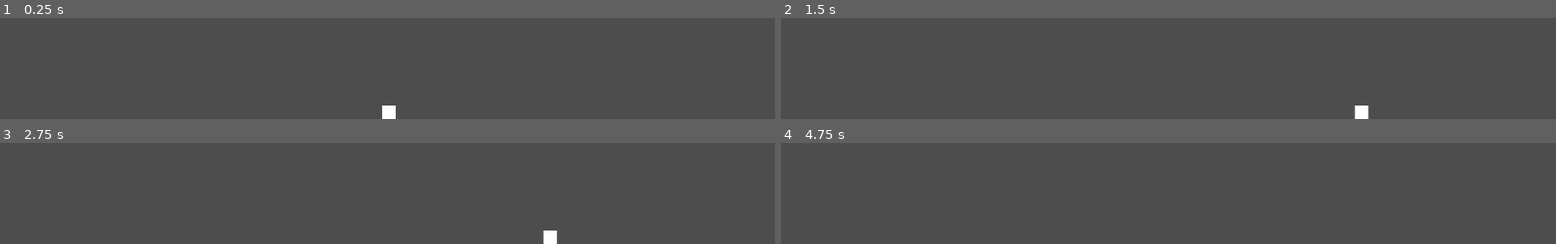
Above: before the commit, frames 1-4 (two rows, left to right).
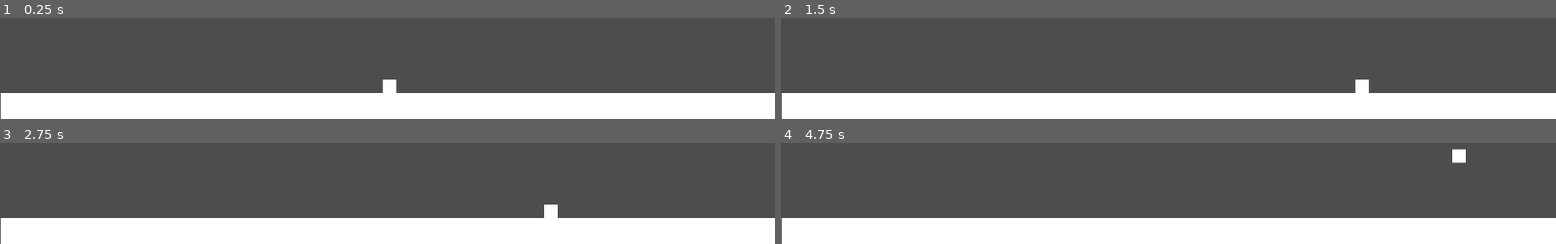
Above: after the commit, the same moments.

Repository: asundar-mags/the-grimstone-digital-tech
Game: Godot game, scene res://scenes/neutral level.tscn
The game is run twice, just before and just after one commit, with the same random seed, the same clock (stepped at 60 frames per second) and the same inputs.
Inputs:
- Up to frame 1 (0.25 s): no input
- Up to frame 2 (1.5 s): tap Enter (ui_accept) at 0.5, 0.77 s; hold Right (ui_right) from 0.53 s (still down)
- Up to frame 3 (2.75 s): tap Enter (ui_accept) at 1.52 s; release Right (ui_right) at 2.03 s; hold Left (ui_left) from 2.03 s (still down)
- Up to frame 4 (4.75 s): release Left (ui_left) at 2.78 s; hold Right (ui_right) 2.78-4.28 s; tap Enter (ui_accept) at 3.02, 3.77, 4.25, 4.52 s; hold Left (ui_left) from 4.28 s (still down)

The runs differ from the first frame. In frame 1, 26% of the frame differs, in the area x 0-100%, y 60-100%; in frame 2, 26%; in frame 3, 26%; in frame 4, 26%, in the area x 0-100%, y 5-100%.

Commit message:
Added more to the level like temp boundaries and a camera on the player

Diff:
--- a/the-grimstone/scenes/neutral level.tscn
+++ b/the-grimstone/scenes/neutral level.tscn
@@ -5,13 +5,38 @@
 [sub_resource type="RectangleShape2D" id="RectangleShape2D_dyc7c"]
 size = Vector2(1152, 20)
 
+[sub_resource type="RectangleShape2D" id="RectangleShape2D_p63fo"]
+size = Vector2(24, 688)
+
+[sub_resource type="RectangleShape2D" id="RectangleShape2D_ii60h"]
+size = Vector2(20, 688)
+
 [node name="Node2D" type="Node2D" unique_id=761329231]
 
 [node name="StaticBody2D" type="StaticBody2D" parent="." unique_id=8200041]
 
-[node name="CollisionShape2D" type="CollisionShape2D" parent="StaticBody2D" unique_id=1800367071]
+[node name="Floor" type="CollisionShape2D" parent="StaticBody2D" unique_id=1800367071]
 position = Vector2(576, 658)
 shape = SubResource("RectangleShape2D_dyc7c")
 
+[node name="CollisionShape2D" type="CollisionShape2D" parent="StaticBody2D" unique_id=2034055460]
+position = Vector2(-12, 344)
+shape = SubResource("RectangleShape2D_p63fo")
+
+[node name="CollisionShape2D2" type="CollisionShape2D" parent="StaticBody2D" unique_id=516525774]
+position = Vector2(1162, 344)
+shape = SubResource("RectangleShape2D_ii60h")
+
 [node name="CharacterBody2D" parent="." unique_id=1091708930 instance=ExtResource("1_p63fo")]
 position = Vector2(578, 628)
+
+[node name="Camera2D" type="Camera2D" parent="CharacterBody2D" unique_id=648484472]
+limit_left = 0
+limit_top = 0
+limit_right = 1150
+limit_bottom = 687
+
+[node name="Floor" type="ColorRect" parent="." unique_id=409169658]
+offset_top = 648.0
+offset_right = 1152.0
+offset_bottom = 688.0
